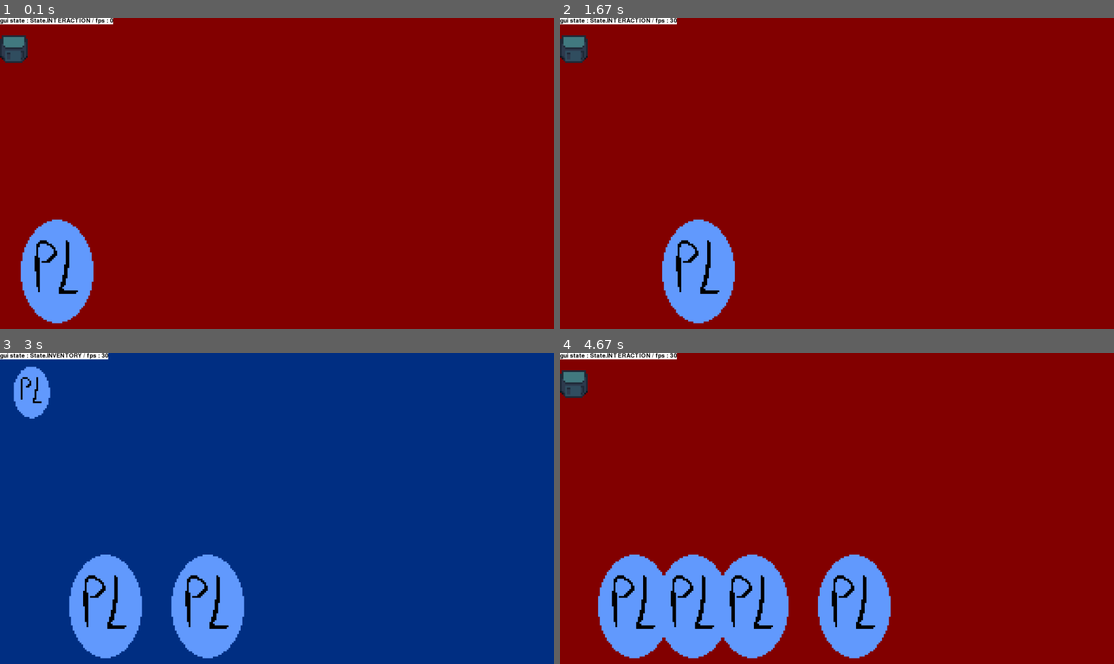
Above: before the commit, frames 1-4 (two rows, left to right).
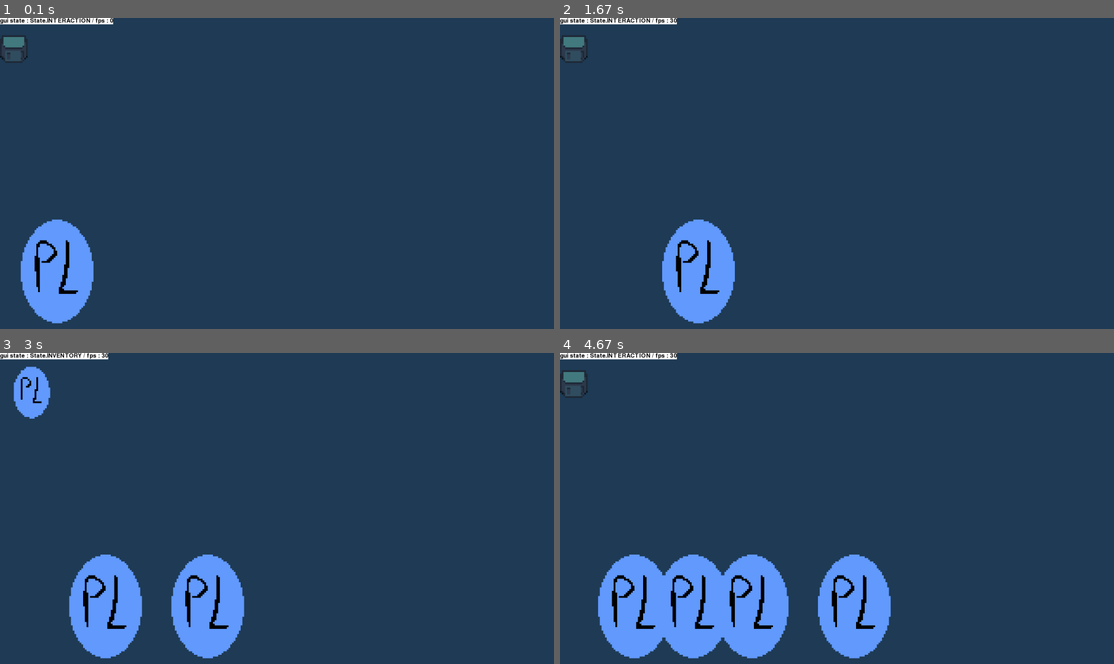
Above: after the commit, the same moments.

Repository: PouchyCorp/TrophNSI
Game: pygame game, started from sources/main.py
Same seed, same stepped clock (60 frames per second), same inputs: the game is played once before the commit and once after it.
Inputs (mouse positions are in pixels of both pictures, inside the frame that each line leads up to):
- Up to frame 1 (0.1 s): no input
- Up to frame 2 (1.67 s): tap Space at 0.33, 1.07, 1.37, 1.57 s; click (593, 58) at 0.72 s; hold Up 1-1.47 s; hold Down from 1.5 s (still down)
- Up to frame 3 (3 s): release Down at 1.8 s; hold Up 1.83-2.2 s; move the mouse to (454, 499) at 1.87 s; tap Space at 1.9, 2.3, 2.7 s; tap B at 1.98 s; hold Down 2.23-2.6 s; move the mouse to (144, 511) at 2.27 s; hold Up 2.63-2.93 s; move the mouse to (332, 576) at 2.67 s; hold Down from 2.97 s (still down)
- Up to frame 4 (4.67 s): move the mouse to (665, 461) at 3 s; tap Space at 3.03, 3.37, 3.77, 4.17, 4.5 s; tap B at 3.12, 4.25 s; release Down at 3.27 s; hold Up 3.3-3.67 s; move the mouse to (665, 583) at 3.33 s; hold Down 3.7-4.07 s; move the mouse to (1041, 617) at 3.73 s; hold Up 4.1-4.4 s; move the mouse to (903, 536) at 4.13 s; hold Down from 4.43 s (still down); move the mouse to (692, 393) at 4.47 s

The runs differ from the first frame. In frame 1, 96% of the frame differs, in the area x 0-100%, y 0-100%; in frame 2, 96%; in frame 3, 92%; in frame 4, 86%.

Commit message:
commit pas fonctionnel

Diff:
--- a/sources/objects/sprite.py
+++ b/sources/objects/sprite.py
@@ -5,9 +5,7 @@
     sized_sprite = transform.scale_by(sprite, 6)
     return sized_sprite.convert_alpha()
 
-BG1 = load_image("data/bg_test_1.png")
-
-BG2 = load_image("data/bg_test_2.png")
+BG1 = load_image("data/bg_test_approfondis.png")
 
 P1 = load_image('data/p1.png')
 
--- a/sources/room_config.py
+++ b/sources/room_config.py
@@ -5,7 +5,7 @@
 from pygame import Surface,image,transform
 
 #R0
-R0 = Room(0,sprite.BG2)
+R0 = Room(0,sprite.BG1)
 canva = Placeable('canva', Coord(1,(1200,50)), Surface((700,1000)))
 
 #R1
@@ -18,7 +18,7 @@
 
 
 #R2
-R2 = Room(2,sprite.BG2)
+R2 = Room(2,sprite.BG1)
 R2_stairs = Placeable('R2_stairs', Coord(1,(1200,300)), Surface((200,300)))
 test_canva = Placeable('test_canva', Coord(1,(100,100)), Surface((48*6,64*6)))
 
Binary file added: data/bg_test_approfondis.png
